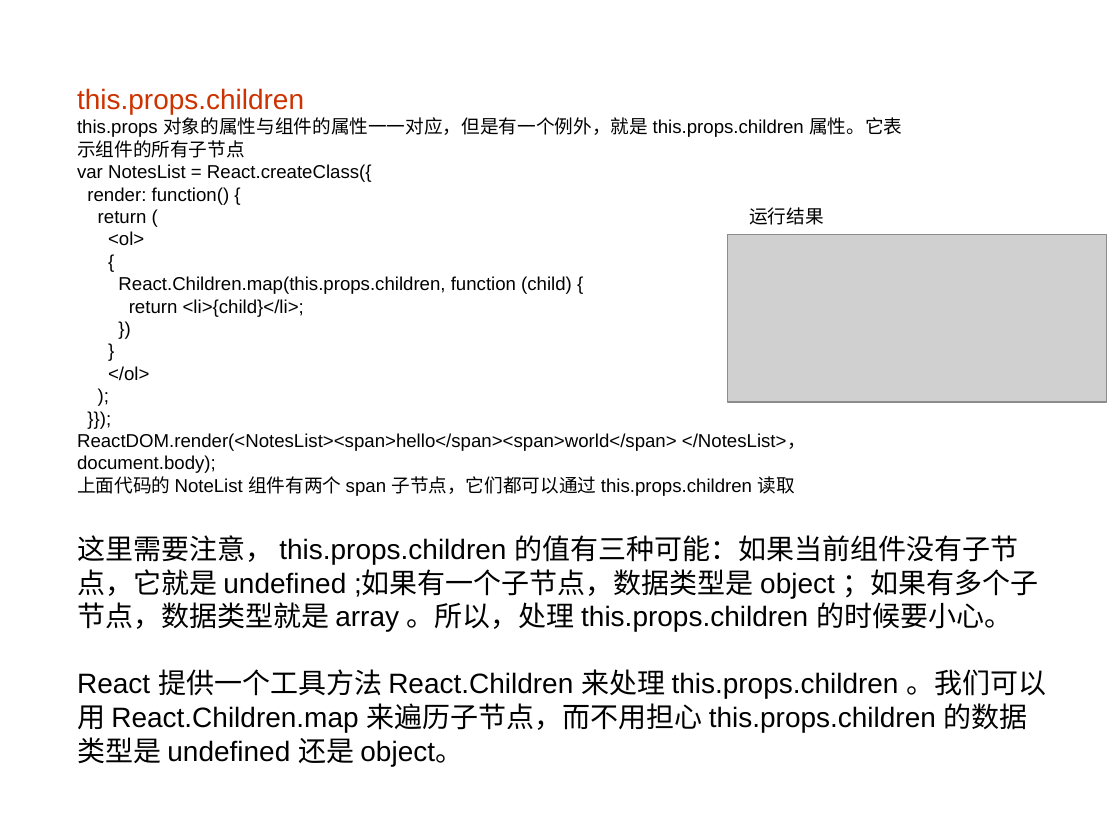
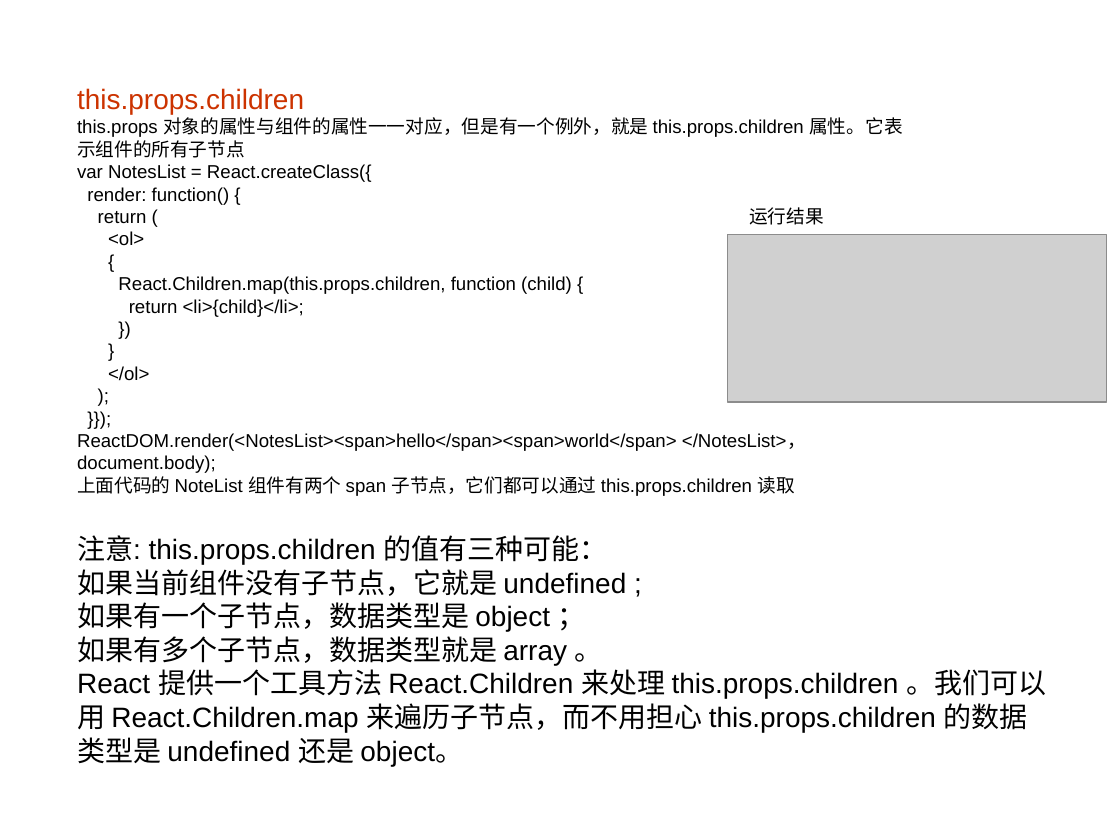
Before and after one commit to guanmeiqi/react-basicKnowledges, a slide deck: slide 16 of react.ppt (slide 14 before the commit). Drawn at 1120x840 pixels with LibreOffice and Linux fonts; fonts in the diff are those of the drawing; grey boxes stand for pictures; background and template pictures are left out. Boxes give left, top, right and bottom in pixels: in the first picture for what was removed or moved away, otherwise in the second. Text is boxed around its words. In the diff, an @@ line names an element or a change of style, - is before the commit and + after.

```diff
--- a/react.ppt
+++ b/react.ppt
@@ text at [77,535,626,665]: text changed @@
-这里需要注意， this.props.children 的值有三种可能：如果当前组件没有子节点，它就是 undefined ;如果有一个子节点，数据类型是 object ；如果有多个子节点，数据类型就是 array 。所以，处理 this.props.children 的时候要小心。
+注意: this.props.children 的值有三种可能：
+如果当前组件没有子节点，它就是 undefined ;
+如果有一个子节点，数据类型是 object ；
+如果有多个子节点，数据类型就是 array 。
```
Also in this commit, not shown: 19 other slides changed, 2 slides added, 4 slides removed, 38 other files.
